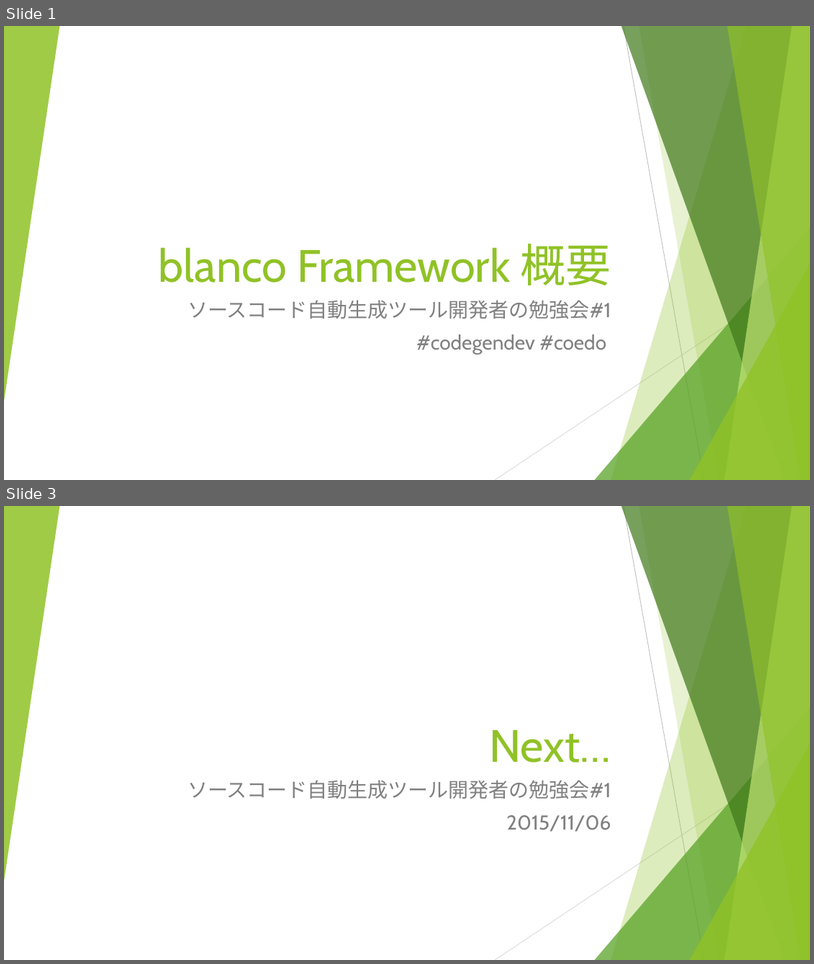
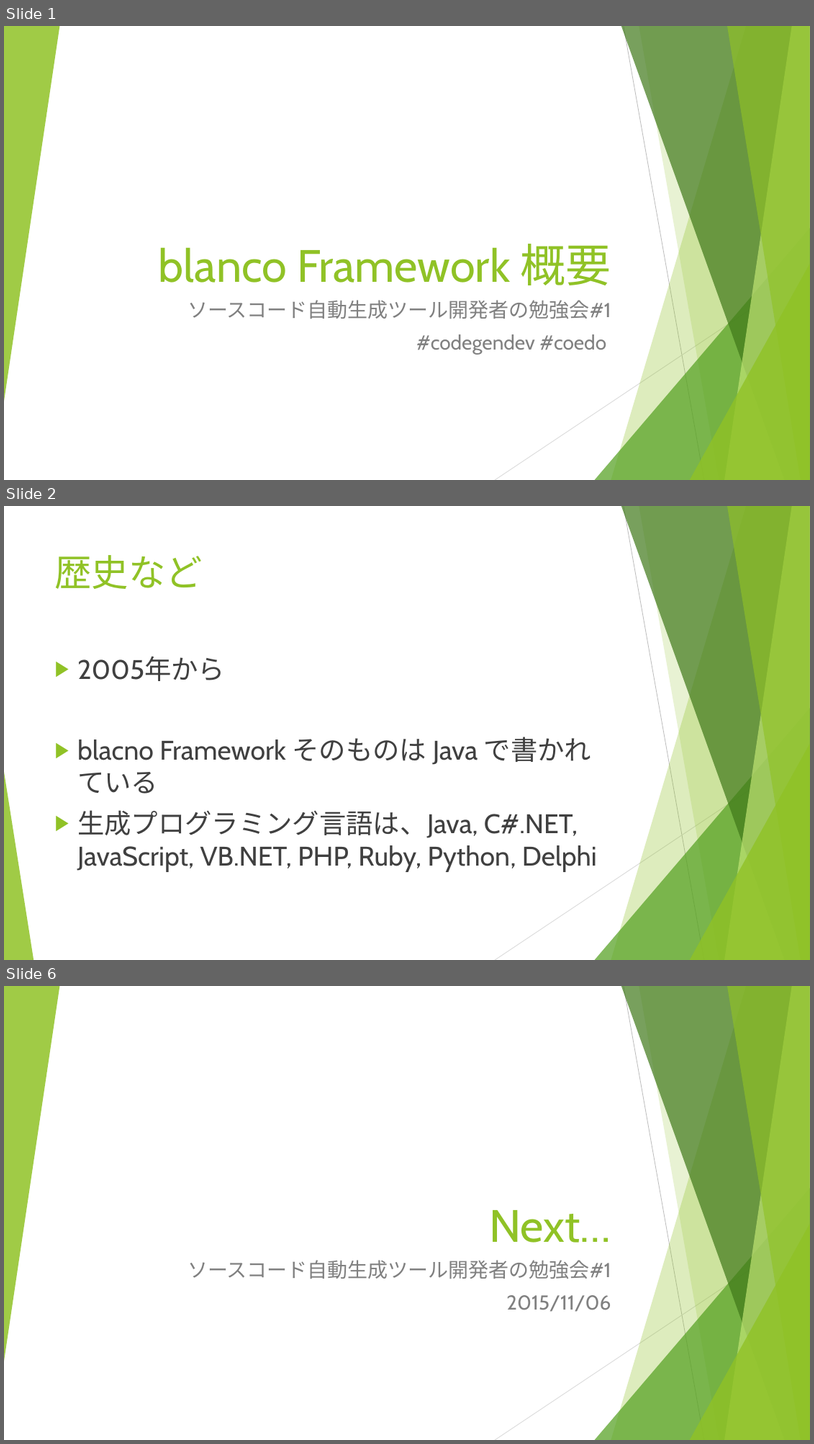
Before and after one commit to igapyon/docs, a slide deck: ppt/codegendev-blancofw.pptx. Shown one above the other, each under a label of ours: slides 1 and 3 before the commit, slides 1, 2 and 6 after it; the slides between them are not shown. The pictures are 814x964 and 814x1444 pixels, drawn with LibreOffice and Linux fonts; fonts in the diff are those of the drawing. Boxes give left, top, right and bottom in pixels: in the first picture for what was removed or moved away, otherwise in the second. Text is boxed around its words. In the diff, an @@ line names an element or a change of style, - is before the commit and + after.

Commit message:
update

```diff
--- a/ppt/codegendev-blancofw.pptx
+++ b/ppt/codegendev-blancofw.pptx
@@ slide 2 added at (4, 506, 810, 960), background #FFFFFF; not listed: 9 template elements that a slide beside it also shows @@
@@ title added at (55, 555, 203, 589), 44 pt, text #90C226 @@
+歴史など
@@ text added at (77, 656, 597, 871), 32 pt, text #404040 @@
+▶ 2005年から
+▶ blacno Framework そのものは Java で書かれている
+▶ 生成プログラミング言語は、Java, C#.NET, JavaScript, VB.NET, PHP, Ruby, Python, Delphi
@@ triangle added at (4, 772, 34, 960), fill #90C226 at 85% opacity @@
@@ what was slide 3 is now slide 6 @@
```
Also in this commit, not shown: 1 slide changed, 2 other slides added.
